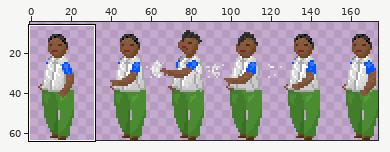
Sprite sheet -- Assets/Sprites/AttackRebel1.png. The first picture is a wide view before the edit; the outline marks the close-up.
Close-up. The starting point:
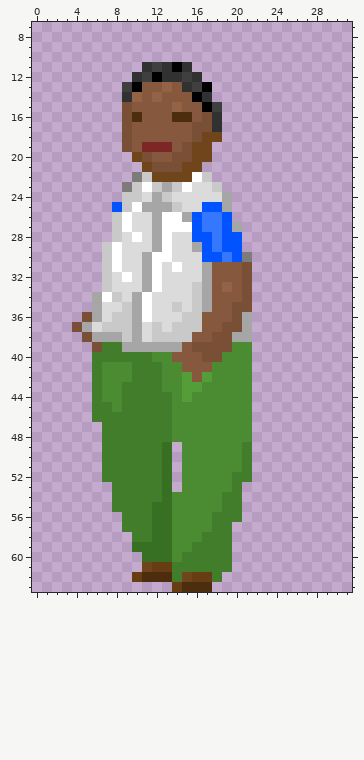
The file is 174x64 pixels. Colours within 5 levels of each other are drawn and written as one. Shown: x 0..31, y 7..63. The wide view leaves out empty margins.
The same view after the edit:
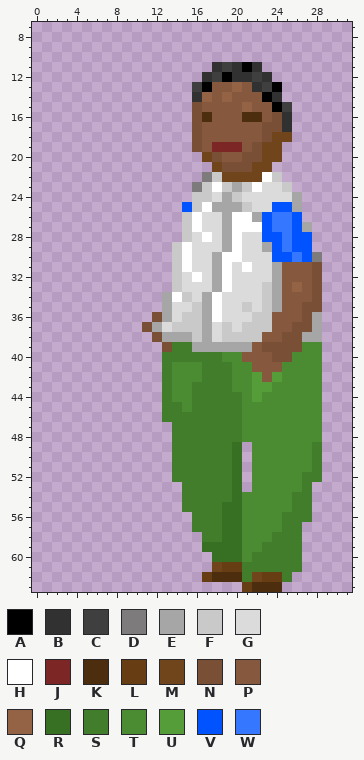
Palette (. is transparent): A #000000  B #313131  C #3f3f3f  D #7d7b7b  E #a6a6a6  F #c9c9c9  G #dbdbdb  H #ffffff  J #7d2626  K #4c2e0f  L #673d13  M #70451b  N #794f36  P #86593e  Q #946346  R #387023  S #417d2a  T #4b8b32  U #549d39  V #0053ff  W #3677ff
Diff:
@@ x 0..31 @@
 10 ................................
-11 ...........BCBAB................
-12 ..........BCABBCB...............
-13 .........CAPPQPBCA..............
-14 .........BQPQPPPAB..............
-15 .........NPPPPQPPAC.............
-16 .........NKPPPKKPNB.............
-17 .........NPPPPPPNNB.............
-18 .........NPPPPPPNMM.............
-19 .........NPJJJPNMM..............
-20 ..........MNPPNNMM..............
-21 ...........MNNNMM...............
-22 ..........DFMMMMHF..............
-23 .........DFHFEFHGGF.............
-24 .........FFGEFGGGGGE............
-25 ........VFHEEEFGGVVE............
-26 ........FHGGEHHEVWWV............
-27 ........FHGGEHHHVWWVE...........
-28 ........FGHGEHGGVVWVV...........
-29 .......FHGGGEHGGEVWVV...........
-30 .......FHGGEHHGGGVVWVD..........
-31 .......FHGGEHGHGGEPPPN..........
-32 .......FGHGEHGGGGEPPPN..........
-33 .......FGGGEHGGGFEPQPN..........
-34 ......EHFGEHGGGGFEPPPN..........
-35 ......EGGFEHGGFGFEPPNN..........
-36 .....NEGFFEHGGGFFPPPNE..........
-37 ....NEGFFFEGFGFFFPPNNE..........
-38 .....NEEEFEGFFFFPPNNEE..........
-39 ......NSSEEEEEEPNNNNTT..........
-40 ......SSSSSSTTPPPNNTTT..........
-41 ......STTTSSSTTPPPTTTT..........
-42 ......STTTSSSTTUPUTTTT..........
-43 ......STTSSSSTTUUTTTTT..........
-44 ......STTSSSSSTUTTTTTT..........
-45 ......SSTSSSSSTTTTTTTT..........
-46 ......SSSSSSSSTTTTTTTT..........
-47 .......SSSSSSSTTTTTTTT..........
-48 .......SSSSSSSTTTTTTTT..........
-49 .......SSSSSSR.TTTTTTS..........
-50 .......SSSSSSR.TTTTTTS..........
-51 .......SSSSSSR.TTTTTTS..........
-52 .......SSSSSSR.TTTTTSS..........
-53 ........SSSSSR.TTTTTS...........
-54 ........SSSSSRTTTTTSS...........
-55 ........SSSSRRTTTTTSS...........
-56 .........SSSRRTTTTSSS...........
-57 .........SSSRRTTTTSS............
-58 ..........SSRRTTTSSS............
-59 ..........RRRRTTSSSS............
-60 ...........RRRTSSSSS............
-61 ...........MLLSSSSSS............
-62 ..........LKKKSMLLS.............
-63 ..............LKKK..............
+11 ..................BCBAB.........
+12 .................BCABBCB........
+13 ................CAPPQPBCA.......
+14 ................BQPQPPPAB.......
+15 ................NPPPPQPPAC......
+16 ................NKPPPKKPNB......
+17 ................NPPPPPPNNB......
+18 ................NPPPPPPNMM......
+19 ................NPJJJPNMM.......
+20 .................MNPPNNMM.......
+21 ..................MNNNMM........
+22 .................DFMMMMHF.......
+23 ................DFHFEFHGGF......
+24 ................FFGEFGGGGGE.....
+25 ...............VFHEEEFGGVVE.....
+26 ...............FHGGEHHEVWWV.....
+27 ...............FHGGEHHHVWWVE....
+28 ...............FGHGEHGGVVWVV....
+29 ..............FHGGGEHGGEVWVV....
+30 ..............FHGGEHHGGGVVWVD...
+31 ..............FHGGEHGHGGEPPPN...
+32 ..............FGHGEHGGGGEPPPN...
+33 ..............FGGGEHGGGFEPQPN...
+34 .............EHFGEHGGGGFEPPPN...
+35 .............EGGFEHGGFGFEPPNN...
+36 ............NEGFFEHGGGFFPPPNE...
+37 ...........NEGFFFEGFGFFFPPNNE...
+38 ............NEEEFEGFFFFPPNNEE...
+39 .............NSSEEEEEEPNNNNTT...
+40 .............SSSSSSTTPPPNNTTT...
+41 .............STTTSSSTTPPPTTTT...
+42 .............STTTSSSTTUPUTTTT...
+43 .............STTSSSSTTUUTTTTT...
+44 .............STTSSSSSTUTTTTTT...
+45 .............SSTSSSSSTTTTTTTT...
+46 .............SSSSSSSSTTTTTTTT...
+47 ..............SSSSSSSTTTTTTTT...
+48 ..............SSSSSSSTTTTTTTT...
+49 ..............SSSSSSR.TTTTTTS...
+50 ..............SSSSSSR.TTTTTTS...
+51 ..............SSSSSSR.TTTTTTS...
+52 ..............SSSSSSR.TTTTTSS...
+53 ...............SSSSSR.TTTTTS....
+54 ...............SSSSSRTTTTTSS....
+55 ...............SSSSRRTTTTTSS....
+56 ................SSSRRTTTTSSS....
+57 ................SSSRRTTTTSS.....
+58 .................SSRRTTTSSS.....
+59 .................RRRRTTSSSS.....
+60 ..................RRRTSSSSS.....
+61 ..................MLLSSSSSS.....
+62 .................LKKKSMLLS......
+63 .....................LKKK.......
